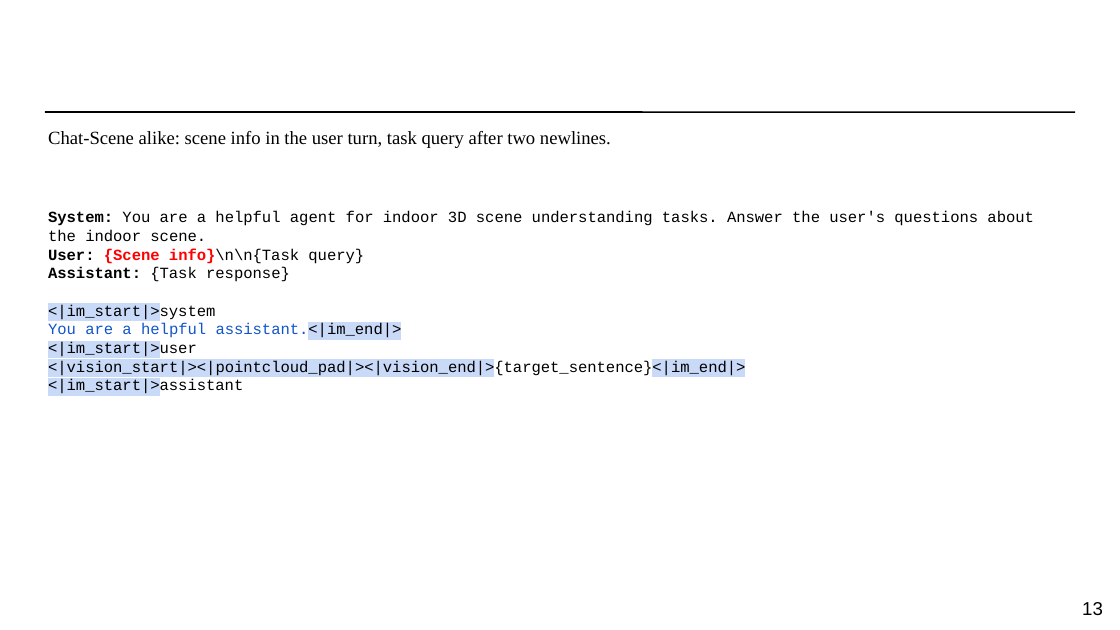
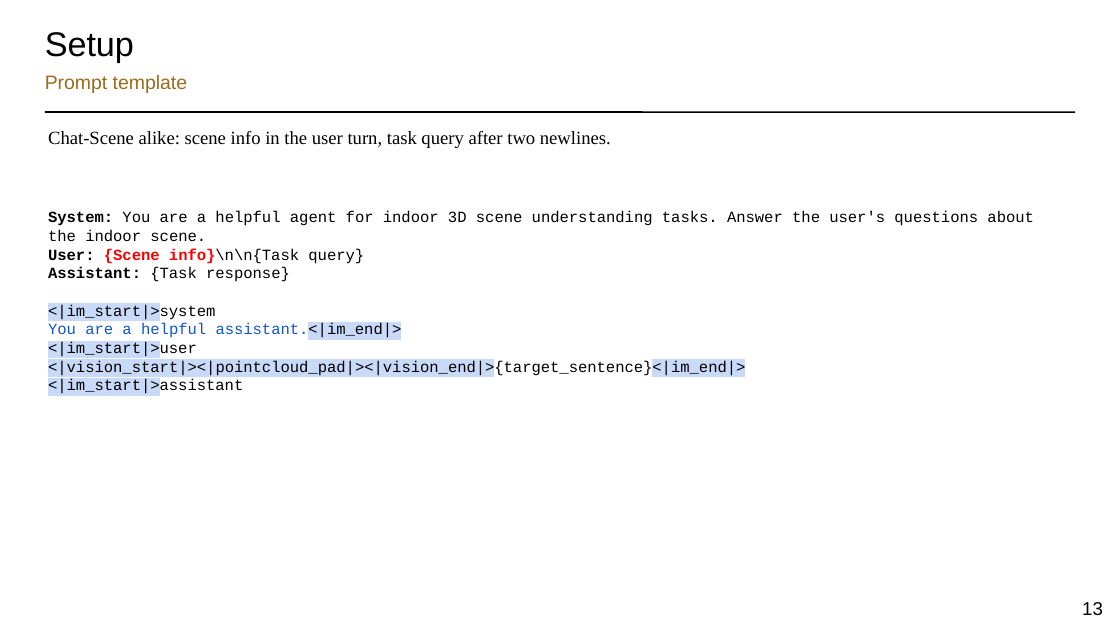
Before and after one commit to torridfish/dotfiles, a slide deck: slide 13 of agents/.agents/skills/research-slides/assets/research-slides-template.pptx. Drawn at 1120x630 pixels with LibreOffice and Linux fonts; fonts in the diff are those of the drawing. Boxes give left, top, right and bottom in pixels: in the first picture for what was removed or moved away, otherwise in the second. Text is boxed around its words. In the diff, an @@ line names an element or a change of style, - is before the commit and + after.

```diff
--- a/agents/.agents/skills/research-slides/assets/research-slides-template.pptx
+++ b/agents/.agents/skills/research-slides/assets/research-slides-template.pptx
@@ text added at (45, 32, 134, 63), 22 pt, text #000000 @@
+Setup
@@ text added at (45, 75, 187, 93), 12.5 pt, text #9C6B1E @@
+Prompt template
@@ text "Chat-Scene alike: scene info in ..." at (48, 131, 611, 148): less space between paragraphs @@
```
Also in this commit, not shown: 12 other slides changed, 1 slide added, 1 slide removed, 2 other files.
